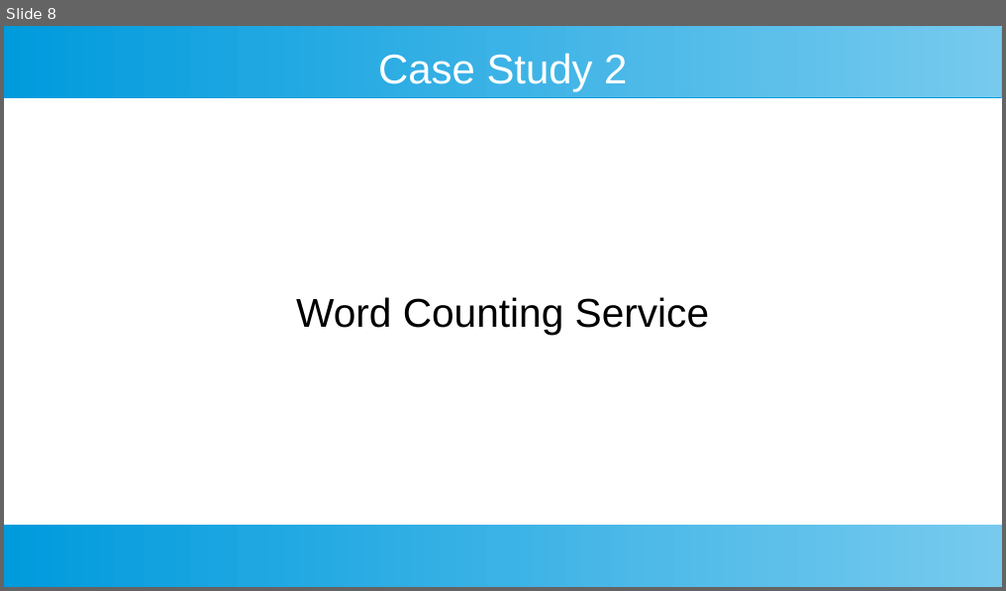
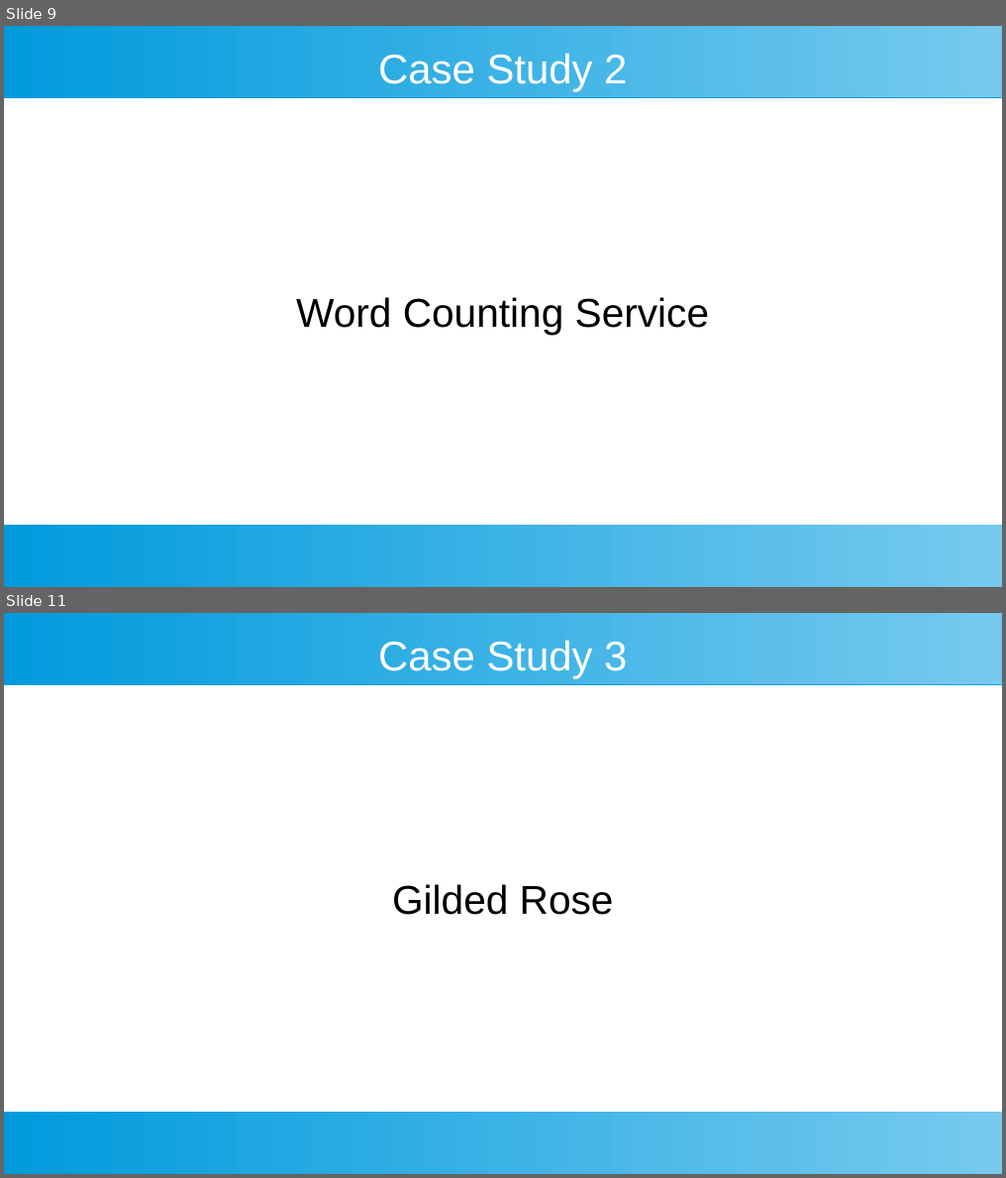
Before and after one commit to SmithE65/Refactoring, a slide deck: docs/cinnug.odp. Shown one above the other, each under a label of ours: slide 8 before the commit, slides 9 and 11 after it; the slides between them are not shown. The pictures are 1006x591 and 1006x1178 pixels, drawn with LibreOffice and Linux fonts; fonts in the diff are those of the drawing. Boxes give left, top, right and bottom in pixels: in the first picture for what was removed or moved away, otherwise in the second. Text is boxed around its words. In the diff, an @@ line names an element or a change of style, - is before the commit and + after.

```diff
--- a/docs/cinnug.odp
+++ b/docs/cinnug.odp
@@ slide 11 added at bbox=[4, 613, 1002, 1174], background #FFFFFF; not listed: 2 template elements that a slide beside it also shows @@
@@ title added at bbox=[378, 640, 627, 679], 33 pt, text #FFFFFF @@
+Case Study 3
@@ subtitle added at bbox=[392, 884, 614, 915], 32 pt, text #000000 @@
+Gilded Rose
@@ what was slide 8 is now slide 9 @@
```
Also in this commit, not shown: 2 other slides added, 2 other files.
